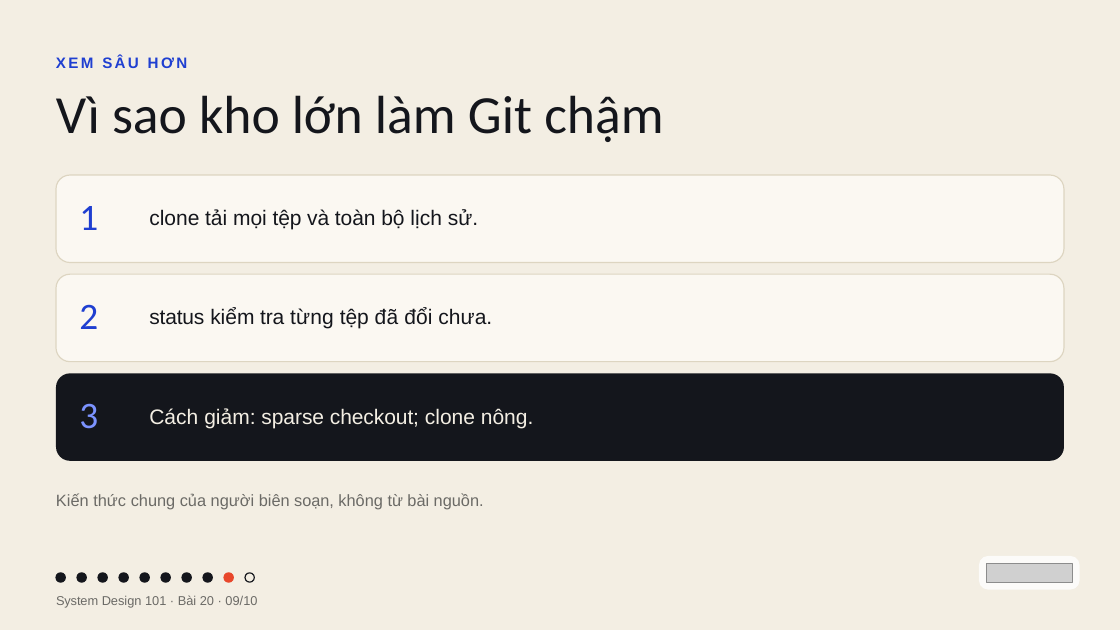
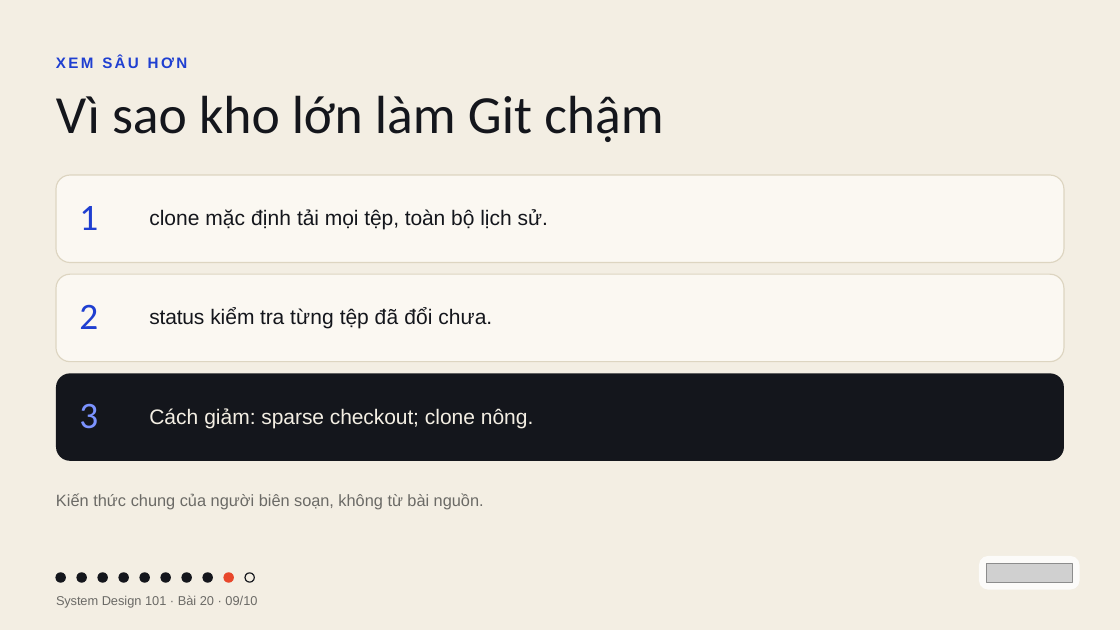
Before and after one commit to vohoailinh90/tool-marketing-studio, a slide deck: slide 9 of system-design-101/vi/lessons/sd-02-020/slides/sd-02-020.pptx. Drawn at 1120x630 pixels with LibreOffice and Linux fonts; fonts in the diff are those of the drawing; grey boxes stand for pictures. Boxes give left, top, right and bottom in pixels: in the first picture for what was removed or moved away, otherwise in the second. Text is boxed around its words. In the diff, an @@ line names an element or a change of style, - is before the commit and + after.

```diff
--- a/system-design-101/vi/lessons/sd-02-020/slides/sd-02-020.pptx
+++ b/system-design-101/vi/lessons/sd-02-020/slides/sd-02-020.pptx
@@ text at (x1=149, y1=209, x2=548, y2=230): text changed @@
-clone tải mọi tệp và toàn bộ lịch sử.
+clone mặc định tải mọi tệp, toàn bộ lịch sử.
```
Also in this commit, not shown: 1 other file.
